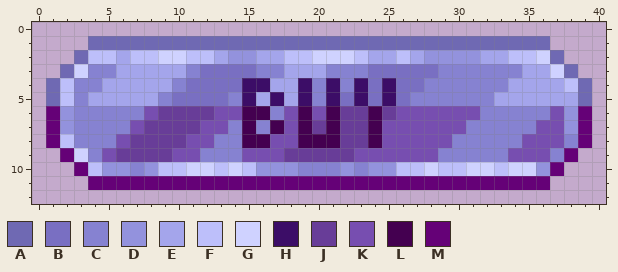
File history of a pixel-art sprite, game/textures/button_buy_off.png. That is the earlier state.
The file is 328x104 pixels, drawn in blocks of 8x8; one block is one cell here. Colours within 5 levels of each other are drawn and written as one.
Palette (. is transparent): A #6f69b3  B #796fc2  C #8682d1  D #9392dd  E #a4a5eb  F #bdbffa  G #cfd2ff  H #3c0d67  J #683d98  K #774eb0  L #440050  M #650177
The result:
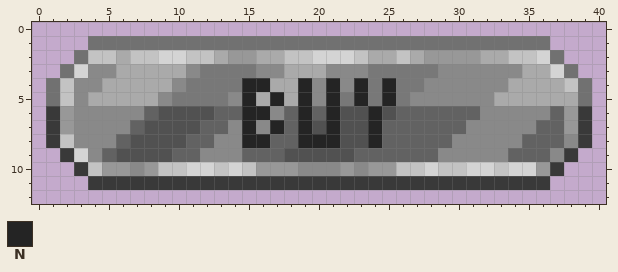
Colours new in this view: N #242424
The author wrote: D - poprawa textury "button_buy_off"
The edit:
{"colour":"A","old":"#6f69b3","new":"#717171"}
{"colour":"B","old":"#796fc2","new":"#787878"}
{"colour":"C","old":"#8682d1","new":"#898989"}
{"colour":"D","old":"#9392dd","new":"#989898"}
{"colour":"E","old":"#a4a5eb","new":"#aaaaaa"}
{"colour":"F","old":"#bdbffa","new":"#c3c3c3"}
{"colour":"G","old":"#cfd2ff","new":"#d4d4d4"}
{"colour":"J","old":"#683d98","new":"#515151"}
{"colour":"K","old":"#774eb0","new":"#626262"}
{"colour":"M","old":"#650177","new":"#393939"}
{"y":4,"x":15,"old":"HH","new":"NN"}
{"y":4,"x":19,"old":"H","new":"N"}
{"y":4,"x":21,"old":"H","new":"N"}
{"y":4,"x":23,"old":"H","new":"N"}
{"y":4,"x":25,"old":"H","new":"N"}
{"y":5,"x":15,"old":"H","new":"N"}
{"y":5,"x":17,"old":"H","new":"N"}
{"y":5,"x":19,"old":"H","new":"N"}
{"y":5,"x":21,"old":"H","new":"N"}
{"y":5,"x":23,"old":"H","new":"N"}
{"y":5,"x":25,"old":"H","new":"N"}
{"y":6,"x":15,"old":"LL","new":"NN"}
{"y":6,"x":19,"old":"L","new":"N"}
{"y":6,"x":21,"old":"L","new":"N"}
{"y":6,"x":24,"old":"L","new":"N"}
{"y":7,"x":15,"old":"L","new":"N"}
{"y":7,"x":17,"old":"L","new":"N"}
{"y":7,"x":19,"old":"L","new":"N"}
{"y":7,"x":21,"old":"L","new":"N"}
{"y":7,"x":24,"old":"L","new":"N"}
{"y":8,"x":15,"old":"LL","new":"NN"}
{"y":8,"x":19,"old":"LLL","new":"NNN"}
{"y":8,"x":24,"old":"L","new":"N"}
{"label":"changed","picture_box":[46,36,592,190]}
